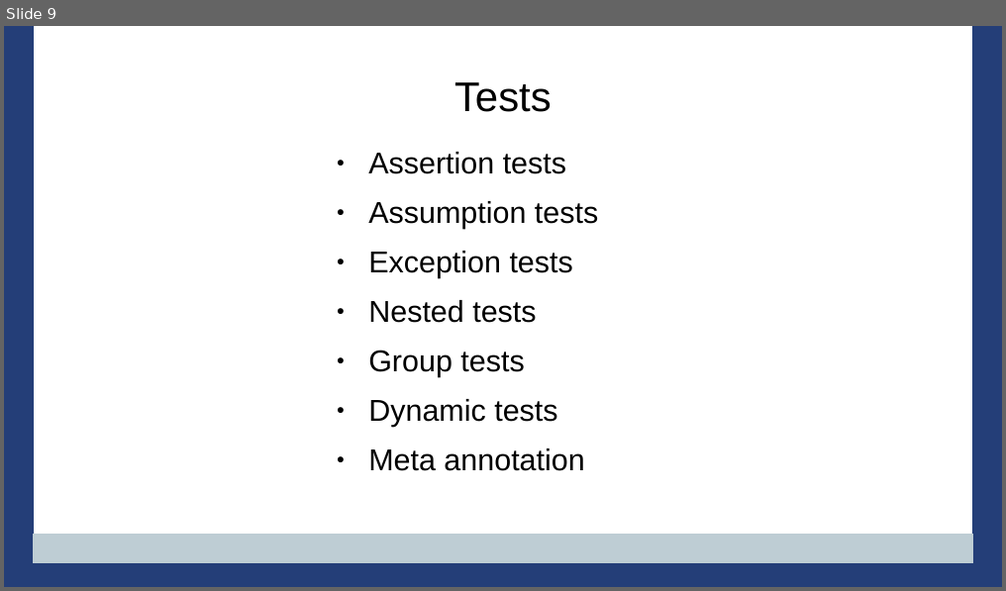
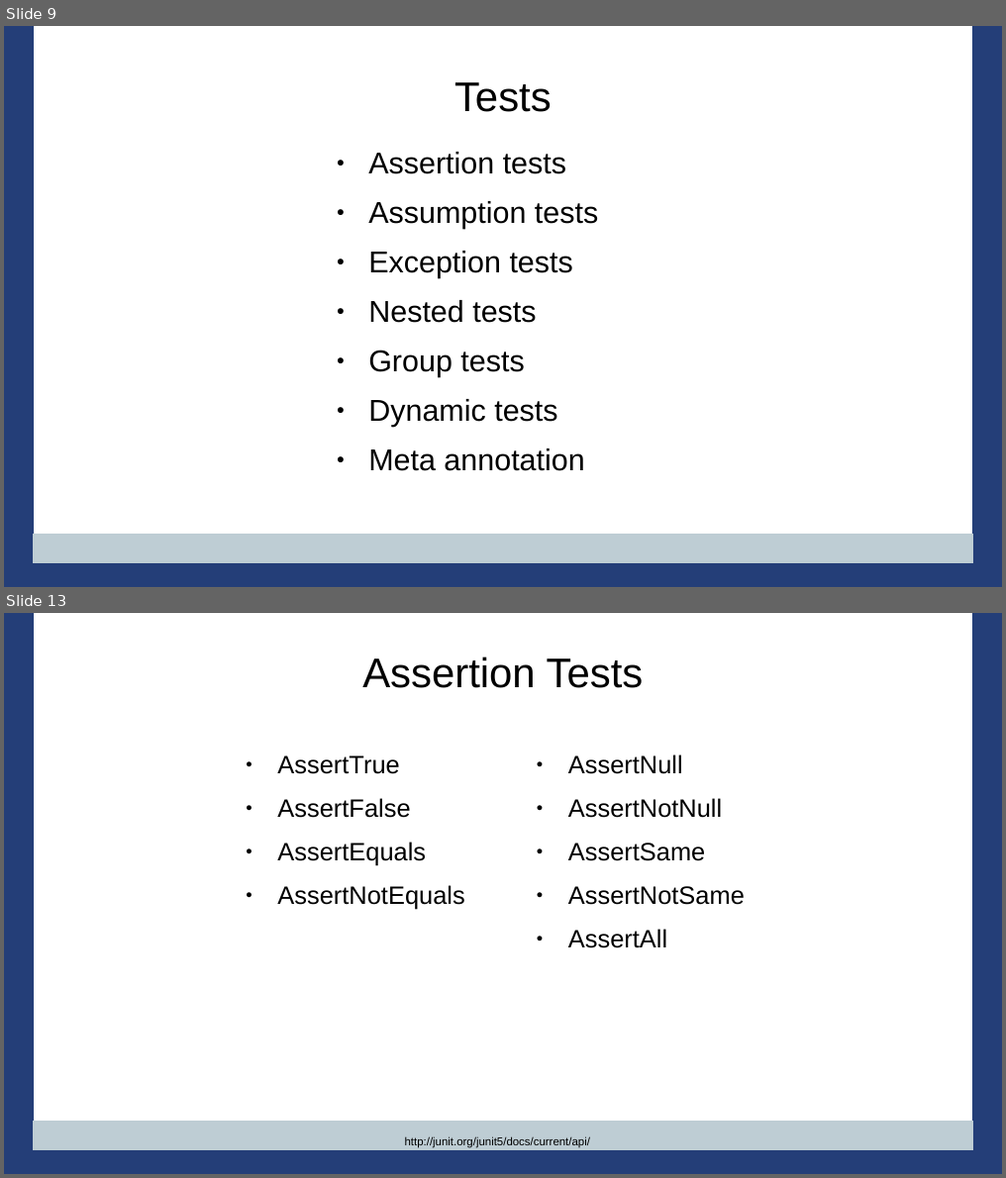
Before and after one commit to PennState/junit5-presentation, a slide deck: src/site/presentation/Junit5_Presentation_JavaOne_2016.odp. Shown one above the other, each under a label of ours: slide 9 before the commit, slides 9 and 13 after it; the slides between them are not shown. The pictures are 1006x591 and 1006x1178 pixels, drawn with LibreOffice and Linux fonts; fonts in the diff are those of the drawing; background and template pictures are left out. Boxes give left, top, right and bottom in pixels: in the first picture for what was removed or moved away, otherwise in the second. Text is boxed around its words. In the diff, an @@ line names an element or a change of style, - is before the commit and + after.

```diff
--- a/src/site/presentation/Junit5_Presentation_JavaOne_2016.odp
+++ b/src/site/presentation/Junit5_Presentation_JavaOne_2016.odp
@@ slide 13 added at [4, 613, 1002, 1174], background #FFFFFF; not listed: 4 template elements that a slide beside it also shows @@
@@ title added at [362, 657, 644, 688], 33 pt, text #000000 @@
+Assertion Tests
@@ text added at [277, 756, 464, 909], 20 pt, text #000000 @@
+● AssertTrue
+● AssertFalse
+● AssertEquals
+● AssertNotEquals
@@ text added at [568, 755, 745, 949], 20 pt, text #000000 @@
+● AssertNull
+● AssertNotNull
+● AssertSame
+● AssertNotSame
+● AssertAll
@@ title added at [405, 1137, 590, 1149], 9 pt, text #000000 @@
+http://junit.org/junit5/docs/current/api/
```
Also in this commit, not shown: 3 slides changed, 1 other slide added, 1 slide removed, 1 other file.
